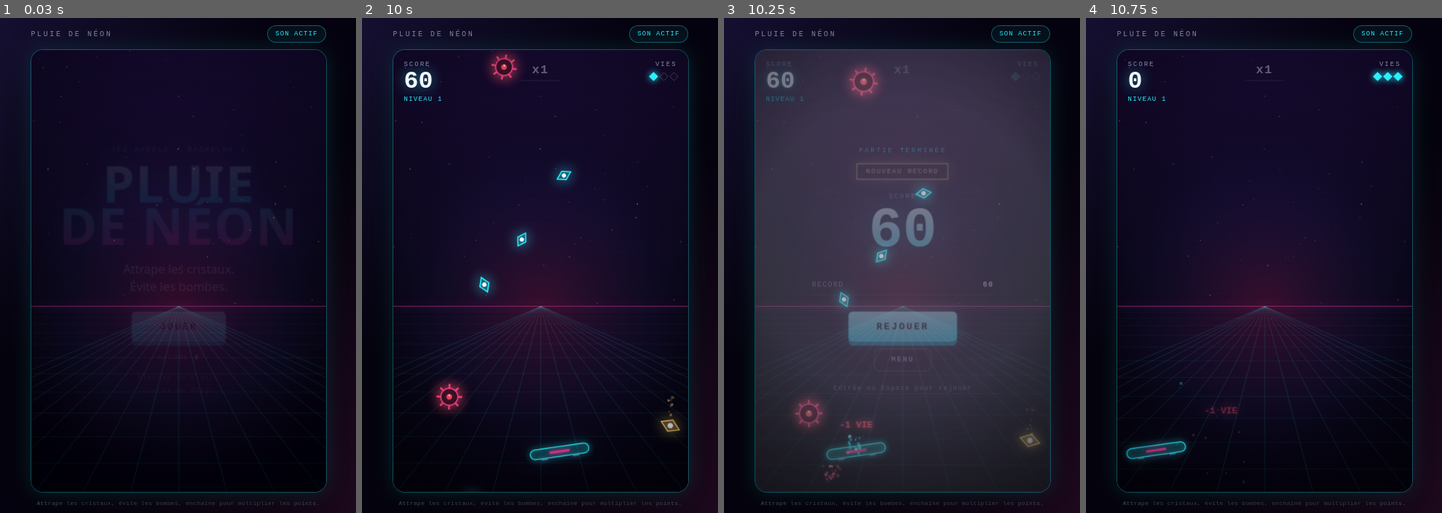
Above: before the commit, frames 1-4 (left to right).
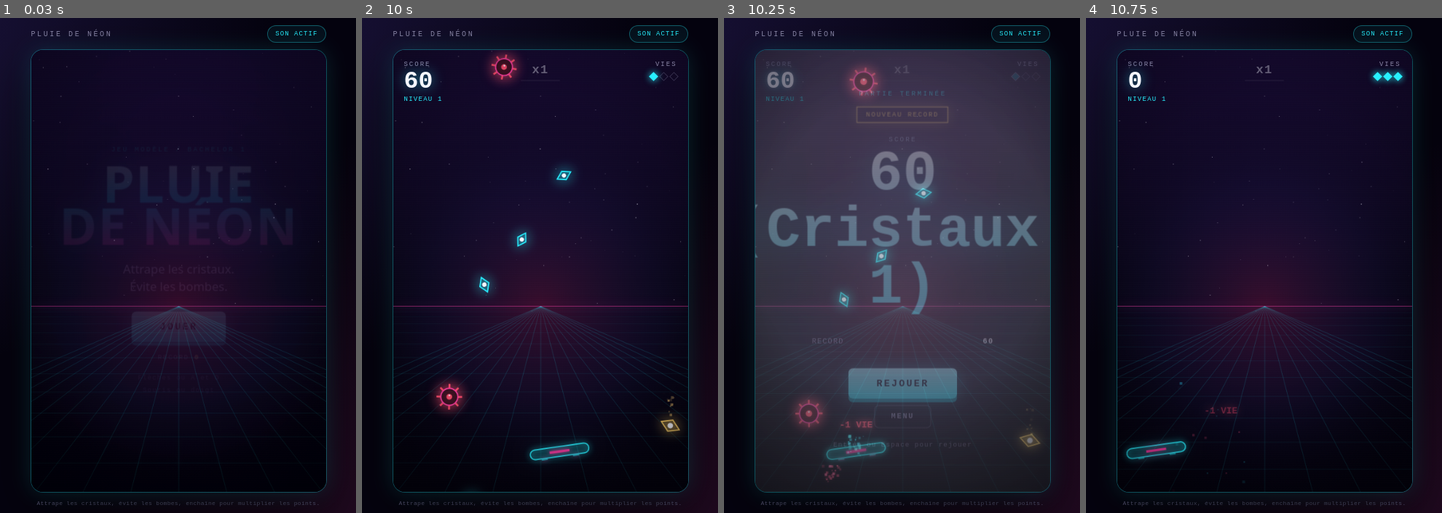
Above: after the commit, the same moments.

Repository: Ludow9/jeu-ia
Game: browser game, page index.html
Two runs of this game, one before a commit and one after it. Both use one fixed random seed, a clock stepped at 60 frames per second and the inputs below.
Inputs:
- Up to frame 1 (0.03 s): no input
- Up to frame 2 (10 s): click "JOUER" at 0.27 s; hold Right 1.03-2.28 s; tap Space every 0.33 s from 1.1 to 9.77 s; hold Right 2.33-3.33 s; hold Down 3.38-3.97 s; hold Left 4.02-5.52 s; hold Left 5.57-6.23 s; hold Down 6.28-6.7 s; hold Right 6.75-8 s; hold Right 8.05-9.05 s; hold Down 9.1-9.68 s; hold Left from 9.73 s (still down)
- Up to frame 3 (10.25 s): keep holding Left; tap Space at 10.1 s
- Up to frame 4 (10.75 s): keep holding Left; tap Space at 10.43 s

Frames 1-2 are identical in both runs. In frame 3, 8.2% of the frame differs, in the area x 8-89%, y 14-87%; in frame 4, nothing differs.

Commit message:
defi 1 : cristaux attrapés

Diff:
--- a/jeu.js
+++ b/jeu.js
@@ -21,6 +21,7 @@
 // L'état de la partie.
 let etat = "titre";
 let score = 0;
+let cristaux = 0;
 let record = 0;
 let vies = REGLAGES.viesDepart;
 let niveau = 1;
@@ -57,6 +58,7 @@
   preparerAudio();
   etat = "jeu";
   score = 0; vies = REGLAGES.viesDepart; niveau = 1; tempsJeu = 0;
+  cristaux = 0;
   combo = 0; chronoCombo = 0; objets = []; chronoSpawn = 0.45;
   panier.x = LARGEUR / 2 - panier.largeur / 2; panier.cibleX = null; panier.vitesse = 0;
   ecranTitre.classList.add("cache");
@@ -73,6 +75,8 @@
   secouer(20);
   flasher(COULEURS.blanc, 0.4);
   finScore.textContent = score;
+  //afficher le nombre de cristaux attrapés sur l'écran de fin dans finScore
+  finScore.textContent += " (Cristaux: " + cristaux + ")";
   finRecord.textContent = record;
   badgeRecord.classList.toggle("cache", !nouveauRecord);
   scene.dataset.etat = "fin";
@@ -123,6 +127,10 @@
   const points = (objet.type === DORE ? 50 : 10) * multi;
   const couleur = objet.type === DORE ? COULEURS.or : COULEURS.cyan;
   score += points;
+  // compte les cristaux attrapés dans la variable cristaux
+  if (objet.type === CRISTAL) {
+    cristaux += 1;
+  }
   creerParticules(objet.x, objet.y, couleur, objet.type === DORE ? 24 : 14, 280);
   ajouterTexte(objet.x, objet.y - 10, "+" + points, couleur);
   if (objet.type === DORE) { sonDore(); flasher(COULEURS.or, 0.18); }
Not shown, changed: JOURNAL.md
